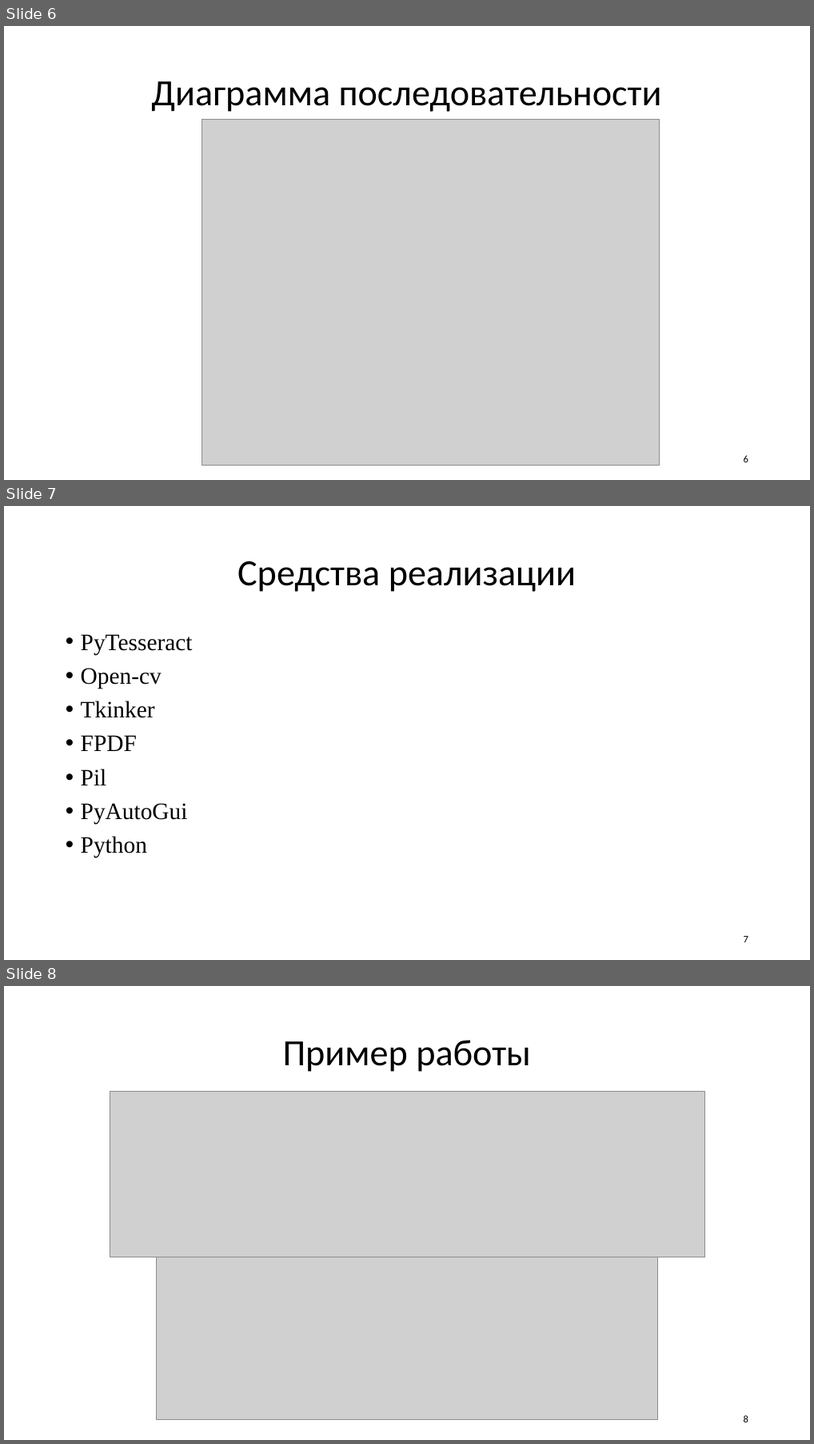
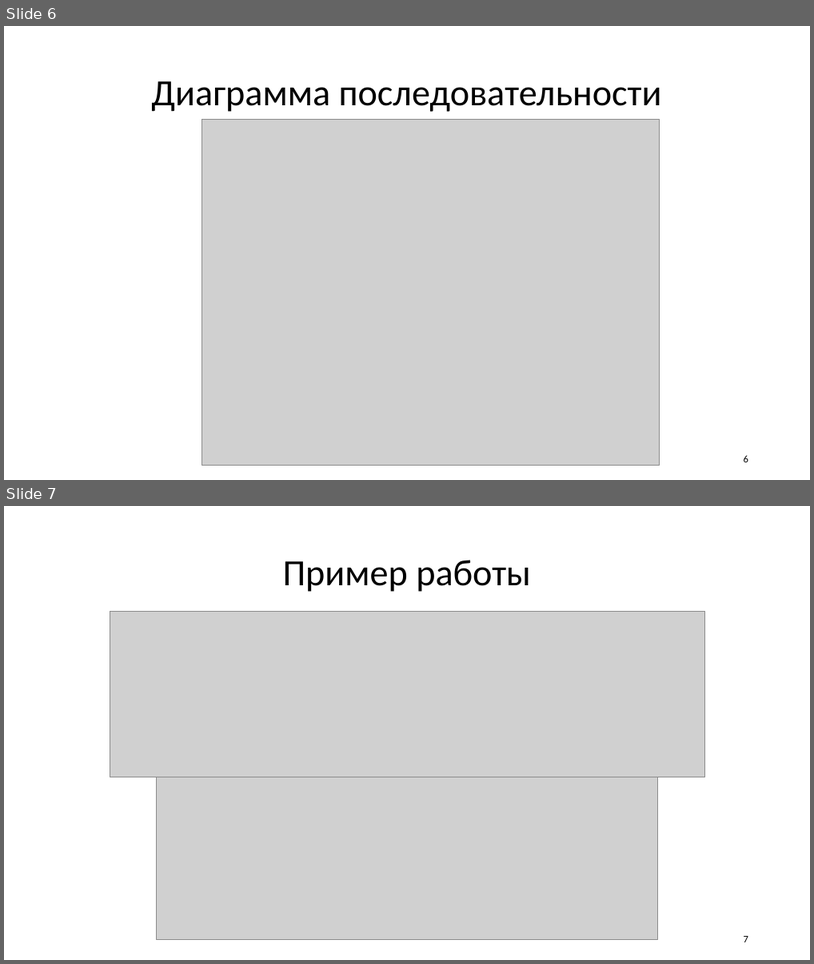
Before and after one commit to Fextice/PostTranslator_bot, a slide deck: DocumentsTGbot/PrezaTGbot.pptx. Shown one above the other, each under a label of ours: slides 6, 7 and 8 before the commit, slides 6 and 7 after it. The pictures are 814x1444 and 814x964 pixels, drawn with LibreOffice and Linux fonts; fonts in the diff are those of the drawing; grey boxes stand for pictures. Boxes give left, top, right and bottom in pixels: in the first picture for what was removed or moved away, otherwise in the second. Text is boxed around its words. In the diff, an @@ line names an element or a change of style, - is before the commit and + after.

```diff
--- a/DocumentsTGbot/PrezaTGbot.pptx
+++ b/DocumentsTGbot/PrezaTGbot.pptx
@@ slide 7 removed at (4,506,810,960), background #FFFFFF @@
@@ title removed at (238,561,576,592) @@
-Средства реализации
@@ text removed at (81,634,193,858) @@
-• PyTesseract
-• Open-cv
-• Tkinker
-• FPDF
-• Pil
-• PyAutoGui
-• Python
@@ page number removed at (744,936,749,942) @@
-7
@@ what was slide 8 is now slide 7 @@
@@ page number at (744,936,749,942): text changed @@
-8
+7
```
Also in this commit, not shown: 3 slides changed, 1 slide added, 1 other slide removed, 1 other file.
